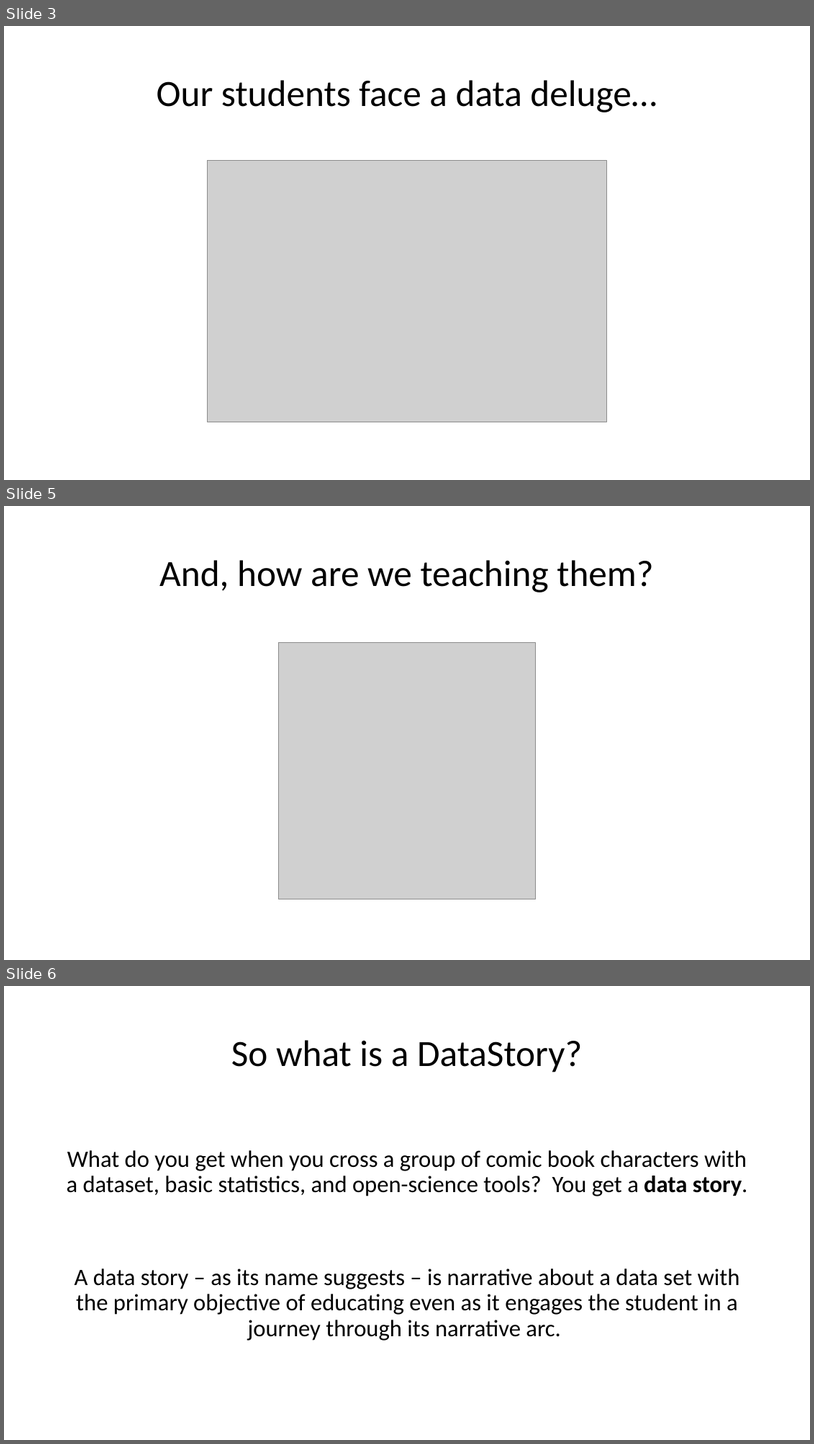
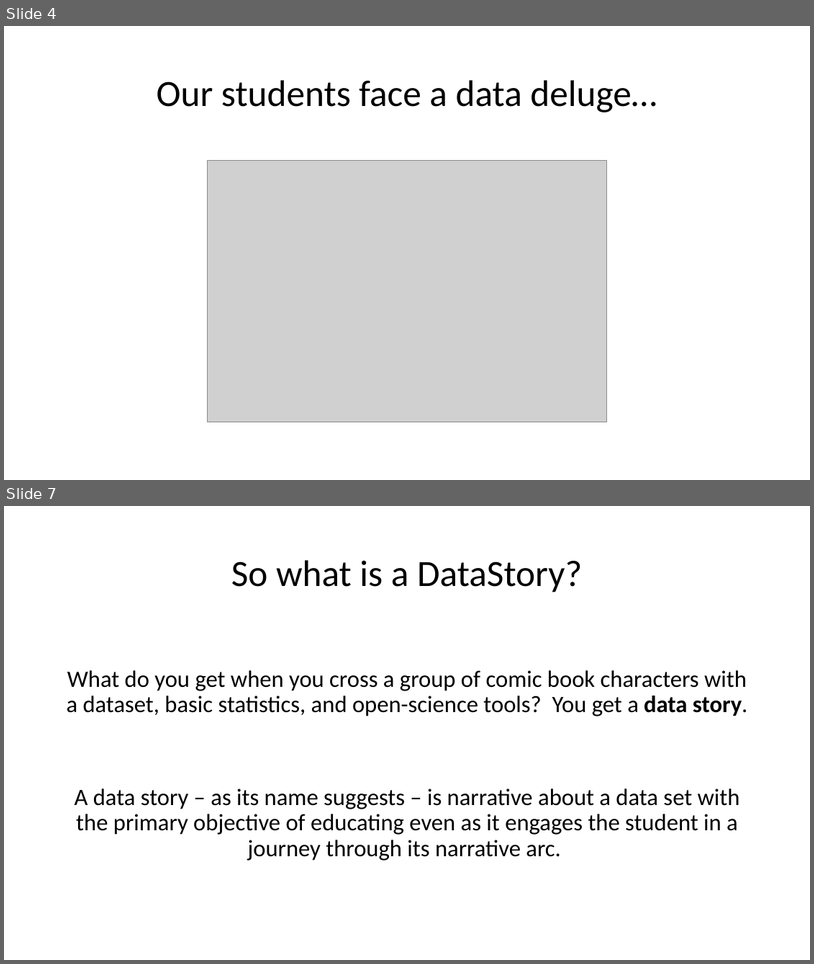
Before and after one commit to mydatastory-dev/projects, a slide deck: _ctsi/ctsi_presentation.pptx. Shown one above the other, each under a label of ours: slides 3, 5 and 6 before the commit, slides 4 and 7 after it; the slides between them are not shown. The pictures are 814x1444 and 814x964 pixels, drawn with LibreOffice and Linux fonts; fonts in the diff are those of the drawing; grey boxes stand for pictures. Boxes give left, top, right and bottom in pixels: in the first picture for what was removed or moved away, otherwise in the second. Text is boxed around its words. In the diff, an @@ line names an element or a change of style, - is before the commit and + after.

```diff
--- a/_ctsi/ctsi_presentation.pptx
+++ b/_ctsi/ctsi_presentation.pptx
@@ slide 5 removed at [4,506,810,960], background #FFFFFF @@
@@ title removed at [160,560,653,592] @@
-And, how are we teaching them?
@@ picture removed at [278,642,535,898] @@
@@ what was slide 3 is now slide 4 @@
@@ what was slide 6 is now slide 7 @@
```
Also in this commit, not shown: 4 slides changed, 5 slides added.
